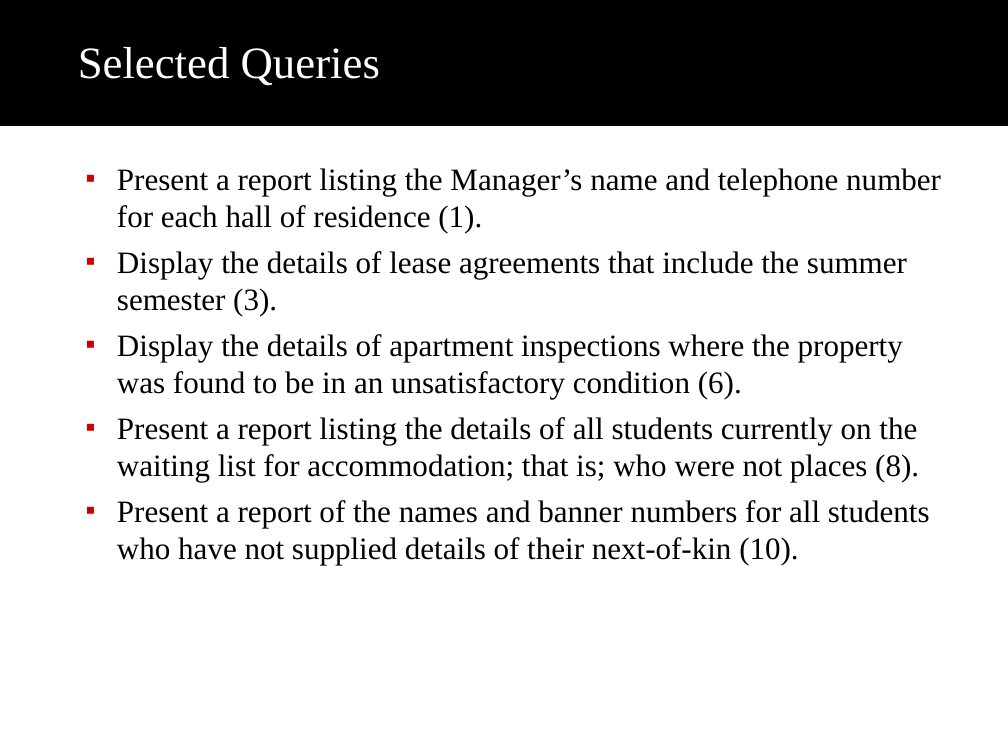
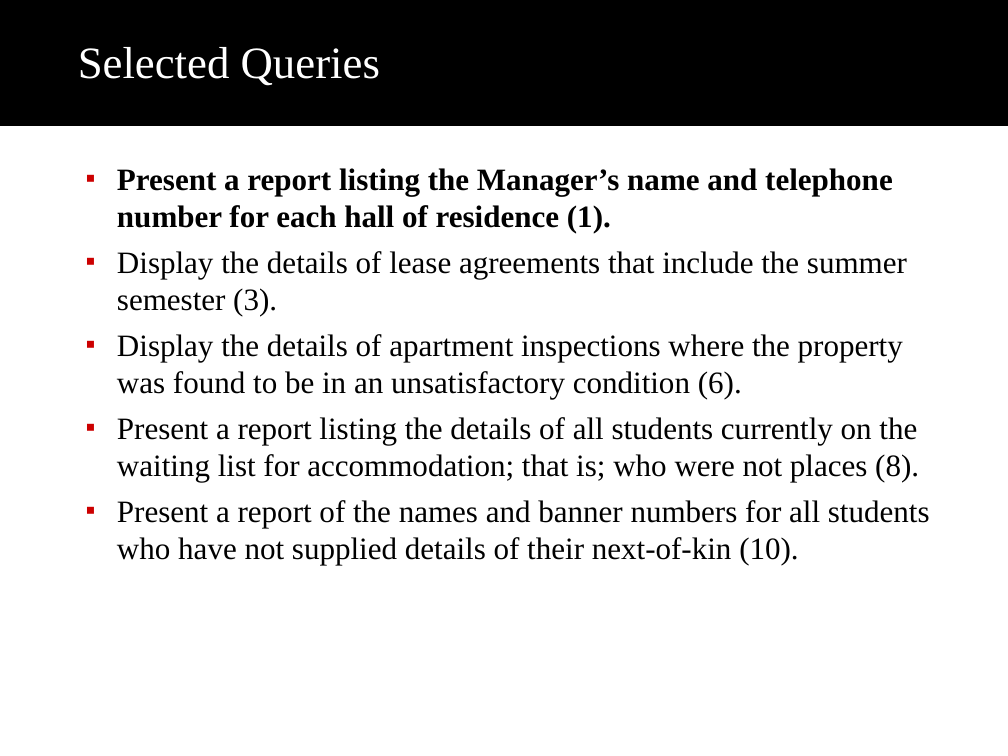
Before and after one commit to mothepro/University-Database, a slide deck: slide 3 of extras/Poon Tycoon Inc..ppt. Drawn at 1008x756 pixels with LibreOffice and Linux fonts; fonts in the diff are those of the drawing; background and template pictures are left out. Boxes give left, top, right and bottom in pixels: in the first picture for what was removed or moved away, otherwise in the second. Text is boxed around its words. In the diff, an @@ line names an element or a change of style, - is before the commit and + after.

```diff
--- a/extras/Poon Tycoon Inc..ppt
+++ b/extras/Poon Tycoon Inc..ppt
@@ text at (x1=117, y1=168, x2=893, y2=233): bold on in "Present a report listing the Manager’s name ..." @@
```
Also in this commit, not shown: 2 other slides changed, 1 slide added, 1 slide removed, 4 other files.
